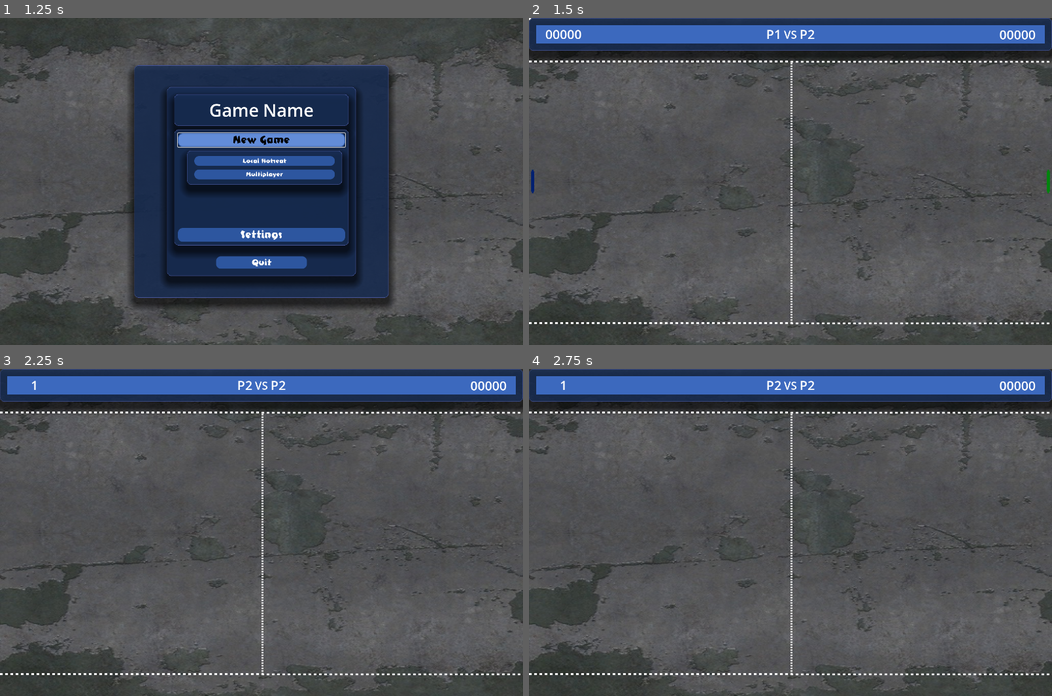
Above: before the commit, frames 1-4 (two rows, left to right).
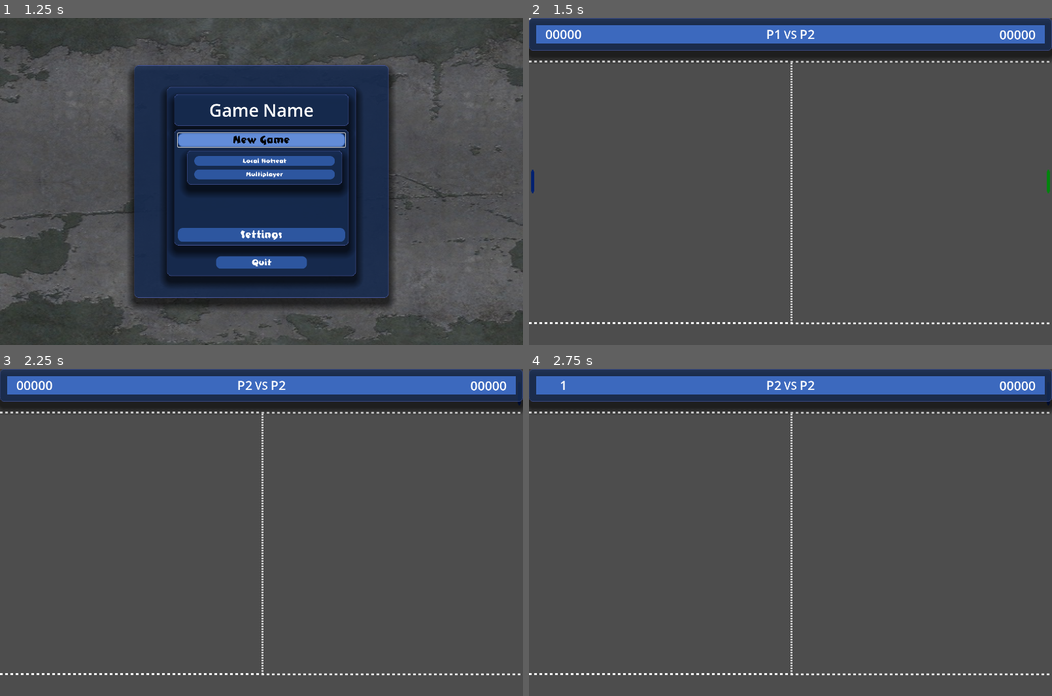
Above: after the commit, the same moments.

Repository: Fox-Alpha/Pong_Godot_4_Multiplayer
Game: Godot game, scene res://scenes/game/main_menu/MainMenu.tscn
Same seed, same stepped clock (60 frames per second), same inputs: the game is played once before the commit and once after it.
Inputs (mouse positions are in pixels of both pictures, inside the frame that each line leads up to):
- Up to frame 1 (1.25 s): click "New Game" at 0.5 s
- Up to frame 2 (1.5 s): click "Local Hotseat" at 1.25 s
- Up to frame 3 (2.25 s): tap Enter at 2 s; move the mouse to (376, 516) at 2.02 s; hold W (p1_up) from 2.03 s (still down); hold Down (p2_down) from 2.03 s (still down); click (376, 516) at 2.17 s
- Up to frame 4 (2.75 s): keep holding W (p1_up); keep holding Down (p2_down)

Frame 1 is identical in both runs. In frame 2, 3.6% of the frame differs, in the area x 0-100%, y 0-100%; in frame 3, 3.8%, in the area x 0-100%, y 3-100%; in frame 4, 3.6%.
Error before the commit: Invalid assignment of property or key 'position' with value of type 'Vector2' on a base object of type 'null instance'. (res://scripts/pong.gd:73)

Commit message:
Upd: overhaul scene tree ===: Seperate and grouping some nodes for better reading

Diff:
--- a/scenes/game/Pong_40.tscn
+++ b/scenes/game/Pong_40.tscn
@@ -1,10 +1,11 @@
-[gd_scene load_steps=10 format=3 uid="uid://dkc3vognpleb1"]
+[gd_scene load_steps=11 format=3 uid="uid://dkc3vognpleb1"]
 
 [ext_resource type="Script" uid="uid://tja8mavrgl1p" path="res://scripts/pong.gd" id="1_lqc4h"]
 [ext_resource type="Texture2D" uid="uid://dssdoid3hbi0d" path="res://assets/images/bg.jpg" id="2_ge3fp"]
 [ext_resource type="PackedScene" uid="uid://id75m5q4t5ga" path="res://scenes/game/ingame_ui/ui.tscn" id="3_j68dr"]
+[ext_resource type="Script" uid="uid://qc5f6sore7n8" path="res://scripts/debug.gd" id="4_ge3fp"]
 [ext_resource type="PackedScene" uid="uid://djj8j6o0w8386" path="res://scenes/game/playground/field/Border.tscn" id="4_qjysl"]
-[ext_resource type="PackedScene" uid="uid://bxoq0ug0n5lgs" path="res://scenes/game/playground/ball/ball_body.tscn" id="5_n36fx"]
+[ext_resource type="PackedScene" uid="uid://bxoq0ug0n5lgs" path="res://scenes/game/playground/ball/ball.tscn" id="5_ge3fp"]
 [ext_resource type="Texture2D" uid="uid://juiob8lgj1sm" path="res://scenes/game/playground/field/separator.png" id="6_i3j2k"]
 [ext_resource type="PackedScene" uid="uid://c2ybwhakexc6j" path="res://scenes/game/playground/paddle/paddle_controller.tscn" id="7_w0kgx"]
 
@@ -14,11 +15,56 @@
 
 [node name="Pong" type="Node2D"]
 script = ExtResource("1_lqc4h")
+DebugBoundarys = true
 
-[node name="CanvasLayer" type="CanvasLayer" parent="."]
-layer = -1
+[node name="Playground" type="Node" parent="."]
 
-[node name="TextureRect" type="TextureRect" parent="CanvasLayer"]
+[node name="Field" type="Node" parent="Playground"]
+
+[node name="Borders" type="Node2D" parent="Playground/Field"]
+unique_name_in_owner = true
+
+[node name="TopBorder" parent="Playground/Field/Borders" instance=ExtResource("4_qjysl")]
+
+[node name="BottomBorder" parent="Playground/Field/Borders" instance=ExtResource("4_qjysl")]
+
+[node name="Separators" type="Node2D" parent="Playground/Field"]
+
+[node name="Separator_Middle" type="Sprite2D" parent="Playground/Field/Separators"]
+unique_name_in_owner = true
+z_index = -1
+texture = ExtResource("6_i3j2k")
+centered = false
+
+[node name="Separator_Top" type="Sprite2D" parent="Playground/Field/Separators"]
+unique_name_in_owner = true
+z_index = -1
+texture_filter = 1
+rotation = 1.5708
+texture = ExtResource("6_i3j2k")
+
+[node name="Separator_Bottom" type="Sprite2D" parent="Playground/Field/Separators"]
+unique_name_in_owner = true
+z_index = -1
+texture_filter = 1
+rotation = 1.5708
+texture = ExtResource("6_i3j2k")
+
+[node name="Actors" type="Node" parent="Playground"]
+
+[node name="Left" parent="Playground/Actors" instance=ExtResource("7_w0kgx")]
+unique_name_in_owner = true
+PlayerPaddle = 1
+
+[node name="Right" parent="Playground/Actors" instance=ExtResource("7_w0kgx")]
+unique_name_in_owner = true
+
+[node name="Ball" parent="Playground/Actors" instance=ExtResource("5_ge3fp")]
+
+[node name="Ingame_HUD" type="CanvasLayer" parent="."]
+
+[node name="TextureRect" type="TextureRect" parent="Ingame_HUD"]
+visible = false
 z_index = -2
 anchors_preset = 15
 anchor_right = 1.0
@@ -27,52 +73,32 @@
 grow_vertical = 2
 texture = ExtResource("2_ge3fp")
 
-[node name="UI" parent="CanvasLayer" instance=ExtResource("3_j68dr")]
+[node name="UI" parent="Ingame_HUD" instance=ExtResource("3_j68dr")]
 z_index = 1
 
-[node name="Border" type="Node2D" parent="."]
+[node name="DebugControl" type="Control" parent="Ingame_HUD"]
+z_index = 2
+custom_minimum_size = Vector2(60, 60)
+layout_mode = 3
+anchors_preset = 12
+anchor_top = 1.0
+anchor_right = 1.0
+anchor_bottom = 1.0
+grow_horizontal = 2
+grow_vertical = 0
+script = ExtResource("4_ge3fp")
 
-[node name="TopBorder" parent="Border" instance=ExtResource("4_qjysl")]
-
-[node name="BottomBorder" parent="Border" instance=ExtResource("4_qjysl")]
-
-[node name="BallBody" parent="." instance=ExtResource("5_n36fx")]
-z_index = 3
-
-[node name="Separators" type="Node2D" parent="."]
-
-[node name="Separator_Middle" type="Sprite2D" parent="Separators"]
-unique_name_in_owner = true
-z_index = -1
-texture = ExtResource("6_i3j2k")
-centered = false
-
-[node name="Separator_Top" type="Sprite2D" parent="Separators"]
-unique_name_in_owner = true
-z_index = -1
-texture_filter = 1
-rotation = 1.5708
-texture = ExtResource("6_i3j2k")
-
-[node name="Separator_Bottom" type="Sprite2D" parent="Separators"]
-unique_name_in_owner = true
-z_index = -1
-texture_filter = 1
-rotation = 1.5708
-texture = ExtResource("6_i3j2k")
-
-[node name="Paddles" type="Node2D" parent="."]
-
-[node name="Left" parent="Paddles" instance=ExtResource("7_w0kgx")]
-unique_name_in_owner = true
-SPEED = 600.0
-playercolor = Color(0, 0.72549, 0.945098, 1)
-
-[node name="Right" parent="Paddles" instance=ExtResource("7_w0kgx")]
-unique_name_in_owner = true
-SPEED = 600.0
-PlayerPaddle = 1
-playercolor = Color(0.730376, 0.219538, 0.191373, 1)
+[node name="Debug" type="Label" parent="Ingame_HUD/DebugControl"]
+layout_mode = 1
+anchors_preset = 12
+anchor_top = 1.0
+anchor_right = 1.0
+anchor_bottom = 1.0
+offset_top = -23.0
+grow_horizontal = 2
+grow_vertical = 0
+text = "DEBUG: "
+horizontal_alignment = 1
 
 [node name="DebugBoundarys" type="Node" parent="."]
 
